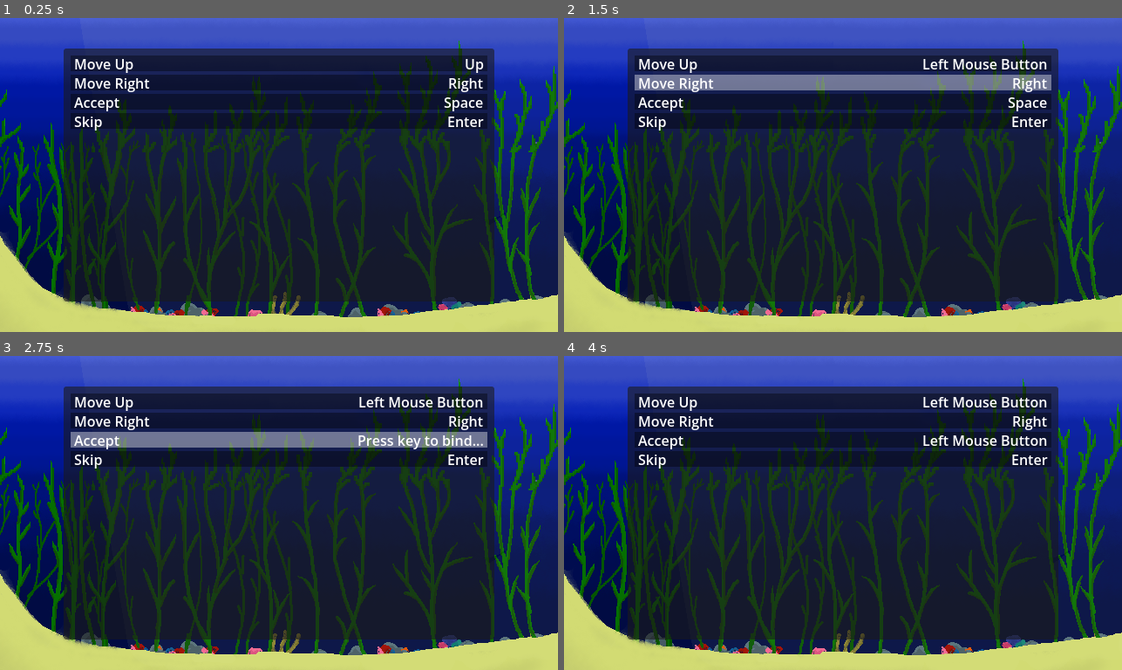
Above: before the commit, frames 1-4 (two rows, left to right).
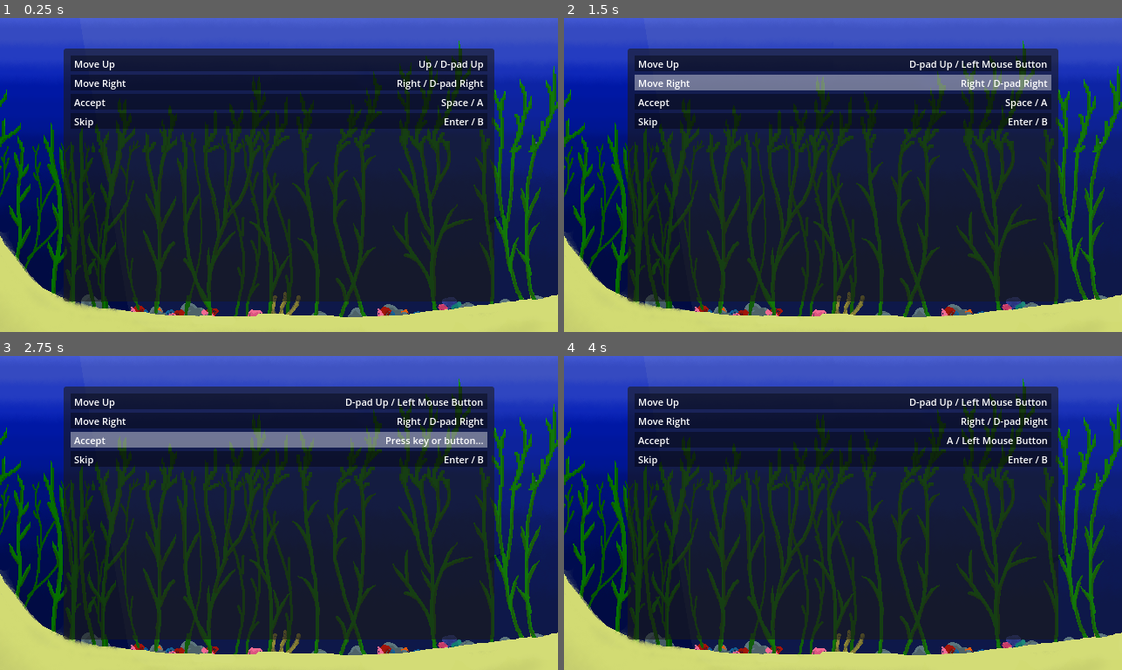
Above: after the commit, the same moments.

Repository: Timeo21/OGJ-8
Game: Godot game, scene res://scenes/settings.tscn
The game is run twice, just before and just after one commit, with the same random seed, the same clock (stepped at 60 frames per second) and the same inputs. This scene is started directly instead of the project's main scene. Sound files missing from this copy of the repository are replaced by a short silence.
Inputs (mouse positions are in pixels of both pictures, inside the frame that each line leads up to):
- Up to frame 1 (0.25 s): no input
- Up to frame 2 (1.5 s): click (843, 61) at 0.52 s; click (843, 83) at 1.27 s
- Up to frame 3 (2.75 s): click (279, 440) at 2.02 s
- Up to frame 4 (4 s): click (843, 459) at 2.77 s; tap Enter (skip) at 3.5 s; move the mouse to (965, 497) at 3.52 s; press the mouse at (965, 497) at 3.53 s; hold Right (right) from 3.53 s (still down)

The runs differ from the first frame. In frame 1, 1.4% of the frame differs, in the area x 13-87%, y 13-36%; in frame 2, 1.7%; in frame 3, 2.0%; in frame 4, 2.1%.

Commit message:
Add controller support and better keybind name

Diff:
--- a/project.godot
+++ b/project.godot
@@ -44,21 +44,25 @@
 up={
 "deadzone": 0.2,
 "events": [Object(InputEventKey,"resource_local_to_scene":false,"resource_name":"","device":-1,"window_id":0,"alt_press …(195 unchanged characters)…
+, Object(InputEventJoypadButton,"resource_local_to_scene":false,"resource_name":"","device":-1,"button_index":11,"pressure":0.0,"pressed":false,"script":null)
 ]
 }
 right={
 "deadzone": 0.2,
 "events": [Object(InputEventKey,"resource_local_to_scene":false,"resource_name":"","device":-1,"window_id":0,"alt_press …(195 unchanged characters)…
+, Object(InputEventJoypadButton,"resource_local_to_scene":false,"resource_name":"","device":-1,"button_index":14,"pressure":0.0,"pressed":false,"script":null)
 ]
 }
 skip={
 "deadzone": 0.2,
 "events": [Object(InputEventKey,"resource_local_to_scene":false,"resource_name":"","device":-1,"window_id":0,"alt_press …(195 unchanged characters)…
+, Object(InputEventJoypadButton,"resource_local_to_scene":false,"resource_name":"","device":-1,"button_index":1,"pressure":0.0,"pressed":false,"script":null)
 ]
 }
 accept={
 "deadzone": 0.2,
 "events": [Object(InputEventKey,"resource_local_to_scene":false,"resource_name":"","device":-1,"window_id":0,"alt_press …(191 unchanged characters)…
+, Object(InputEventJoypadButton,"resource_local_to_scene":false,"resource_name":"","device":-1,"button_index":0,"pressure":0.0,"pressed":false,"script":null)
 ]
 }
 settings={
--- a/scenes/input_button.tscn
+++ b/scenes/input_button.tscn
@@ -34,6 +34,7 @@
 [node name="LabelAction" type="Label" parent="MarginContainer/HBoxContainer" unique_id=2014598820]
 layout_mode = 2
 mouse_filter = 1
+theme_override_font_sizes/font_size = 11
 text = "action name"
 vertical_alignment = 1
 
@@ -45,6 +46,7 @@
 [node name="LabelInput" type="Label" parent="MarginContainer/HBoxContainer/HBoxContainer" unique_id=1028209912]
 layout_mode = 2
 mouse_filter = 1
+theme_override_font_sizes/font_size = 11
 text = "input key"
 horizontal_alignment = 2
 vertical_alignment = 1
--- a/scenes/input_settings.gd
+++ b/scenes/input_settings.gd
@@ -10,6 +10,18 @@
 func _ready():
 	_create_action_list()
 
+func _get_bindings_text(action: String) -> String:
+	var events = InputMap.action_get_events(action)
+	var parts = []
+	for event in events:
+		if event is InputEventJoypadButton:
+			parts.append(InputMapSaver.joypad_index[event.button_index])
+		else:
+			var text = event.as_text().trim_suffix(" (Physical)").trim_suffix(" - Physical")
+			if not text.is_empty():
+					parts.append(text)
+	return " / ".join(parts) if parts.size() > 0 else ""
+
 func _create_action_list():
 	for item in action_list.get_children():
 		item.queue_free()
@@ -20,12 +32,7 @@
 		var input_label = button.find_child("LabelInput")
 
 		action_label.text = InputMapSaver.input_actions[action]
-
-		var events = InputMap.action_get_events(action)
-		if events.size() > 0:
-			input_label.text = events[0].as_text().trim_suffix(" (Physical)").trim_suffix(" - Physical")
-		else:
-			input_label.text = ""
+		input_label.text = _get_bindings_text(action)
 
 		action_list.add_child(button)
 		button.pressed.connect(_on_input_button_pressed.bind(button, action))
@@ -35,17 +42,32 @@
 		is_remapping = true
 		action_to_remap = action
 		remapping_button = button
-		button.find_child("LabelInput").text = "Press key to bind..."
+		button.find_child("LabelInput").text = "Press key or button..."
 
 func _input(event: InputEvent) -> void:
 	if is_remapping:
-		if (
-			event is InputEventKey ||
-			(event is InputEventMouseButton && event.pressed)
-		):
+		var is_joypad = event is InputEventJoypadButton or event is InputEventJoypadMotion
+		var is_valid = (
+			event is InputEventKey or
+			(event is InputEventMouseButton and event.pressed) or
+			(event is InputEventJoypadButton and event.pressed) or
+			(event is InputEventJoypadMotion and abs(event.axis_value) > 0.5)
+		)
+
+		if is_valid:
+			# Replace only events of the same category (keyboard/mouse vs controller)
+			var keep_events = []
+			for existing in InputMap.action_get_events(action_to_remap):
+				var existing_is_joypad = existing is InputEventJoypadButton or existing is InputEventJoypadMotion
+				if existing_is_joypad != is_joypad:
+					keep_events.append(existing)
+
 			InputMap.action_erase_events(action_to_remap)
+			for kept in keep_events:
+				InputMap.action_add_event(action_to_remap, kept)
 			InputMap.action_add_event(action_to_remap, event)
-			_update_action_list(remapping_button, event)
+
+			remapping_button.find_child("LabelInput").text = _get_bindings_text(action_to_remap)
 			InputMapSaver.save_input_map()
 
 			is_remapping = false
--- a/scripts/game_manager.gd
+++ b/scripts/game_manager.gd
@@ -16,7 +16,7 @@
 	get_tree().quit()
 
 func _input(event: InputEvent) -> void:
-	if (event.is_action_pressed("settings")):
+	if event.is_action_pressed("settings"):
 		TransitionPlayer.change_scene("res://scenes/settings.tscn")
 
 func _on_button_pressed() -> void:
--- a/scripts/singletons/InputMapSaver.gd
+++ b/scripts/singletons/InputMapSaver.gd
@@ -1,49 +1,90 @@
 # InputMapSaver.gd (autoload singleton)
 extends Node
 
-const SAVE_PATH = "user://input_map.cfg"
+const SAVE_PATH: String = "user://input_map.cfg"
 
-var input_actions = {
+var input_actions: Dictionary[String,String] = {
 	"up" : "Move Up",
 	"right" : "Move Right",
 	"accept" : "Accept",
 	"skip" : "Skip"
 }
 
-func save_input_map():
+var joypad_index: Dictionary[int,String] = {
+	0 : "A", # Cross
+	1 : "B", # Circle
+	2 : "X", # Sqare
+	3 : "Y", # Triangle
+	4 : "Back", # Select
+	5 : "Home", # PS
+	6 : "Menu", # Start
+	7 : "L3", # Left joystick
+	8 : "R3", # Right joystick
+	9 : "LB", # L1
+	10 : "RB", # R1
+	11 : "D-pad Up",
+	12 : "D-pad Down",
+	13 : "D-pad Left",
+	14 : "D-pad Right",
+	15 : "Share", # Micro
+	20 : "Touchpad", #PS4/5 only
+}
+
+func _input(event: InputEvent) -> void:
+	if event.is_action_pressed("accept"):
+		var focused = get_viewport().gui_get_focus_owner()
+		if focused is Button and not focused.disabled:
+			focused.pressed.emit()
+
+func save_input_map() -> void:
 	var config = ConfigFile.new()
 	for action in input_actions:
 		var events = InputMap.action_get_events(action)
-		if events.size() > 0:
-			var event = events[0]
+		var event_data = []
+		for event in events:
 			if event is InputEventKey:
-				config.set_value(action, "type", "key")
-				config.set_value(action, "keycode", event.keycode)
-				config.set_value(action, "physical_keycode", event.physical_keycode)
+				event_data.append({"type": "key", "keycode": event.keycode, "physical_keycode": event.physical_keycode})
 			elif event is InputEventMouseButton:
-				config.set_value(action, "type", "mouse")
-				config.set_value(action, "button_index", event.button_index)
+				event_data.append({"type": "mouse", "button_index": event.button_index})
+			elif event is InputEventJoypadButton:
+				event_data.append({"type": "joypad_button", "button_index": event.button_index})
+			elif event is InputEventJoypadMotion:
+				event_data.append({"type": "joypad_motion", "axis": event.axis, "axis_value": event.axis_value})
+		config.set_value(action, "events", event_data)
 	config.save(SAVE_PATH)
 
-func load_input_map():
+func load_input_map() -> void:
 	var config = ConfigFile.new()
 	if config.load(SAVE_PATH) != OK:
 		return
 	for action in input_actions:
 		if not config.has_section(action):
 			continue
-		var type = config.get_value(action, "type", "")
-		var event: InputEvent
-		if type == "key":
-			var key_event = InputEventKey.new()
-			key_event.keycode = config.get_value(action, "keycode", 0)
-			key_event.physical_keycode = config.get_value(action, "physical_keycode", 0)
-			event = key_event
-		elif type == "mouse":
-			var mouse_event = InputEventMouseButton.new()
-			mouse_event.button_index = config.get_value(action, "button_index", 0)
-			mouse_event.pressed = true
-			event = mouse_event
-		if event:
-			InputMap.action_erase_events(action)
-			InputMap.action_add_event(action, event)
+		var event_data = config.get_value(action, "events", [])
+		if event_data.is_empty():
+			continue
+		InputMap.action_erase_events(action)
+		for data in event_data:
+			var event: InputEvent
+			match data.get("type", ""):
+				"key":
+					var e = InputEventKey.new()
+					e.keycode = data.get("keycode", 0)
+					e.physical_keycode = data.get("physical_keycode", 0)
+					event = e
+				"mouse":
+					var e = InputEventMouseButton.new()
+					e.button_index = data.get("button_index", 0)
+					e.pressed = true
+					event = e
+				"joypad_button":
+					var e = InputEventJoypadButton.new()
+					e.button_index = data.get("button_index", 0)
+					event = e
+				"joypad_motion":
+					var e = InputEventJoypadMotion.new()
+					e.axis = data.get("axis", 0)
+					e.axis_value = data.get("axis_value", 0.0)
+					event = e
+			if event:
+				InputMap.action_add_event(action, event)
--- a/scripts/sprite_2d.gd
+++ b/scripts/sprite_2d.gd
@@ -26,7 +26,7 @@
 	pass
 
 func _process(delta: float) -> void:
-	if Input.is_action_just_pressed("ui_accept"):
+	if Input.is_action_just_pressed("skip"):
 		timer += 99
 		timer1 += 99
 	if GameState.day_counter == 0:
Not shown, added: .claude/settings.local.json
